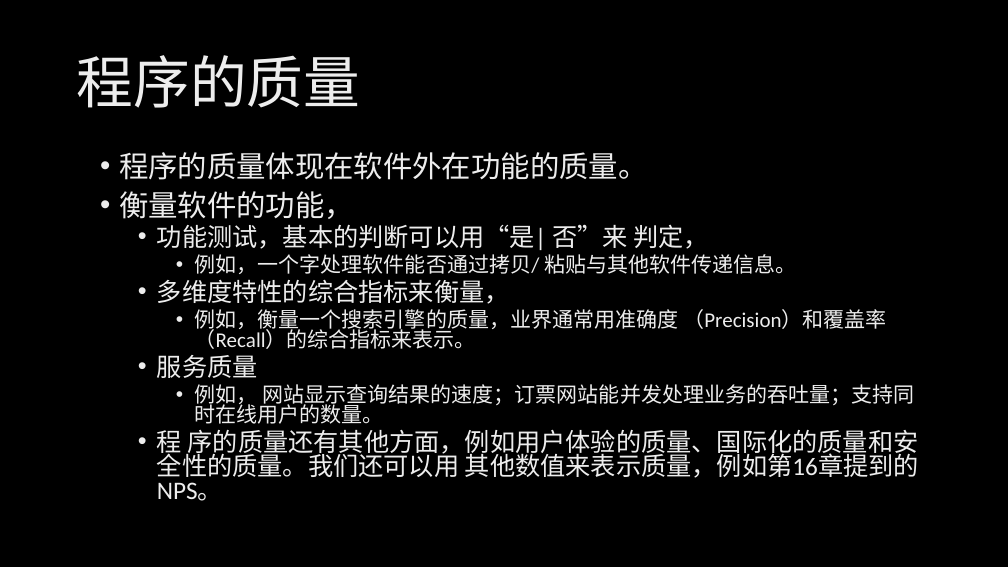
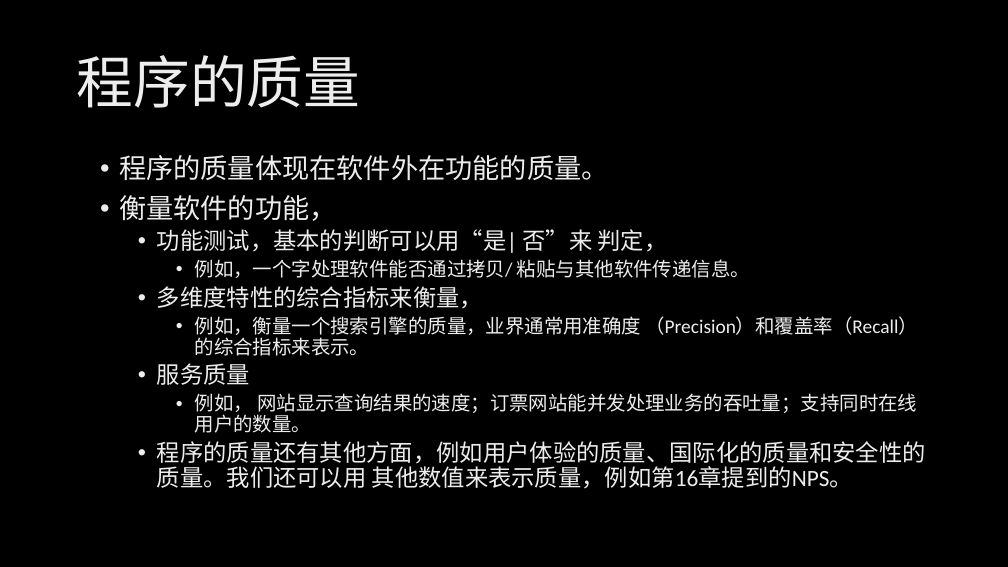
Before and after one commit to xinase/ASE, a slide deck: slide 4 of chapter14/ASE_14_Quality_of_SWE.pptx. Drawn at 1008x567 pixels with LibreOffice and Linux fonts; fonts in the diff are those of the drawing; background and template pictures are left out. Boxes give left, top, right and bottom in pixels: in the first picture for what was removed or moved away, otherwise in the second. Text is boxed around its words. In the diff, an @@ line names an element or a change of style, - is before the commit and + after.

```diff
--- a/chapter14/ASE_14_Quality_of_SWE.pptx
+++ b/chapter14/ASE_14_Quality_of_SWE.pptx
@@ text at [119, 155, 917, 433]: size 28 to 25.9 pt in "程序的质量体现在软件外在功能的质量。", "衡量软件的功能，"; size 24 to 22.2 pt in "功能测试，基本的判断可以用“是| 否”来 判定，", "多维度特性的综合指标来衡量，", "服务质量"; size 20 to 18.5 pt in "例如，一个字处理软件能否通过拷贝/ 粘贴与其他软件传递信息。", "例如，衡量一个搜索引擎的质量，业界通常用准确度 （Precision）和覆盖率（Recall）的综合指标来表示。", "例如， 网站显示查询结果的速度；订票网站能并发处理业务的吞吐量；支持同时在线用户的数量。"; line spacing 0.8 to 0.9 @@
@@ text at [157, 441, 926, 489]: text changed; size 24 to 22.2 pt @@
-  • 程 序的质量还有其他方面，例如用户体验的质量、国际化的质量和安全性的质量。我们还可以用 其他数值来表示质量，例如第16章提到的NPS。
+  • 程序的质量还有其他方面，例如用户体验的质量、国际化的质量和安全性的质量。我们还可以用 其他数值来表示质量，例如第16章提到的NPS。
```
Also in this commit, not shown: 1 other slide changed, 4 slides added.
